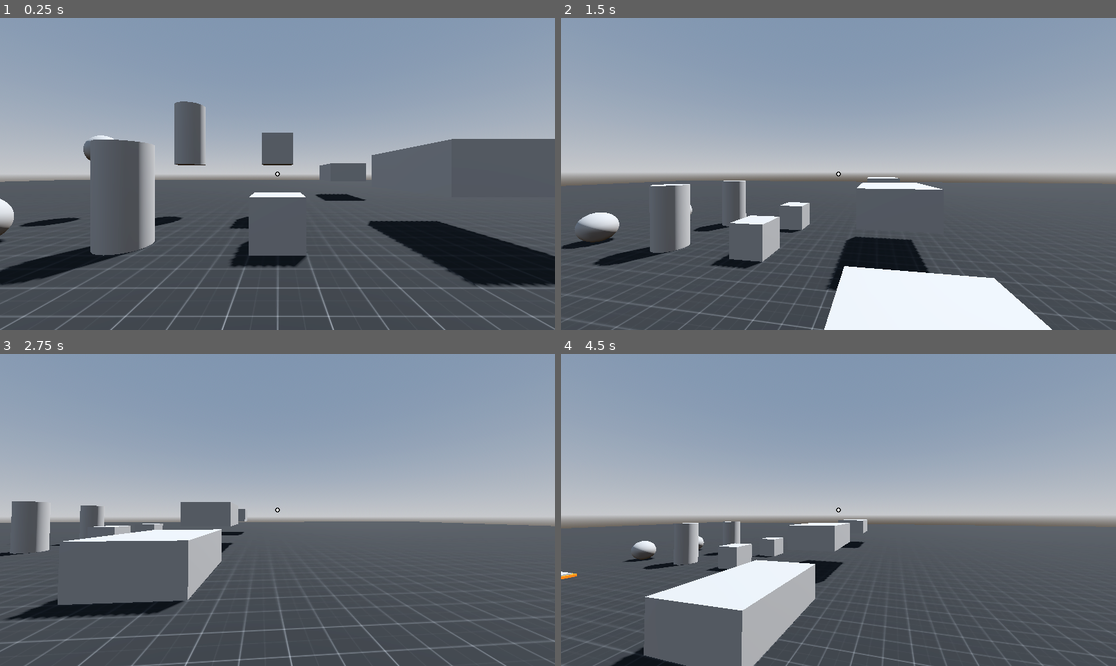
Above: before the commit, frames 1-4 (two rows, left to right).
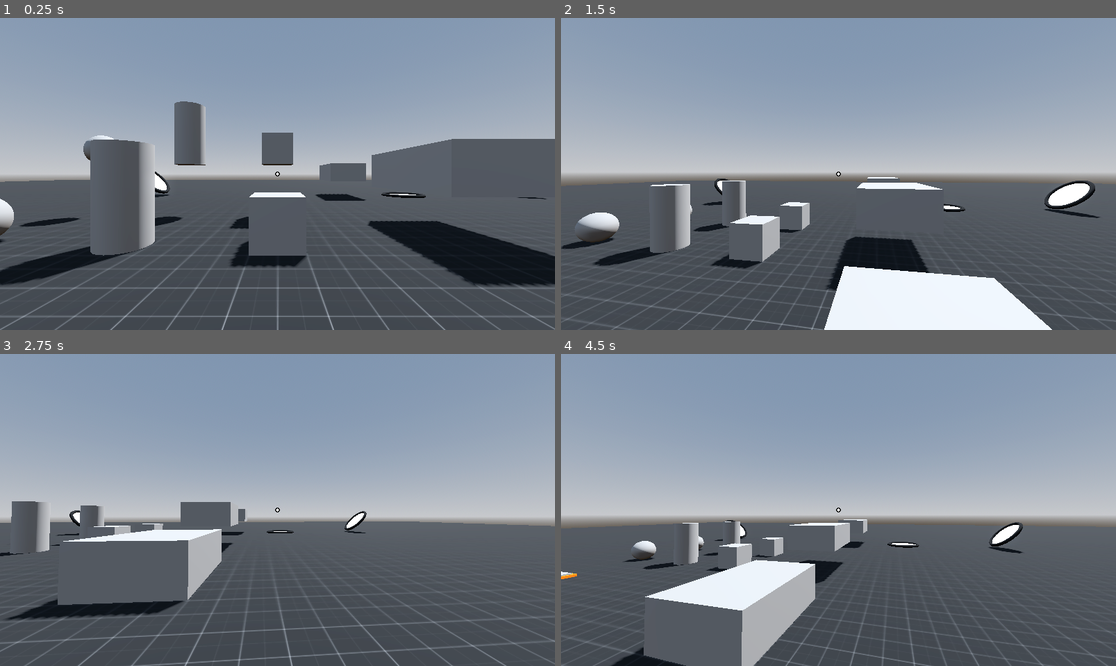
Above: after the commit, the same moments.

Repository: Radian6405/Rescale
Game: Godot game, scene res://levels/sandbox.tscn
Two runs of this game, one before a commit and one after it. Both use one fixed random seed, a clock stepped at 60 frames per second and the inputs below.
Inputs (mouse positions are in pixels of both pictures, inside the frame that each line leads up to):
- Up to frame 1 (0.25 s): no input
- Up to frame 2 (1.5 s): move the mouse to (866, 174) at 0.52 s; hold D (move_right) 0.53-1.28 s; tap Space (jump) at 0.6, 0.77, 1.07 s; move the mouse to (810, 174) at 1.27 s; hold S (move_back) from 1.28 s (still down); tap Q (decrease_size) at 1.35 s
- Up to frame 3 (2.75 s): tap Space (jump) at 1.52, 1.55, 1.82, 2.3 s; move the mouse to (288, 503) at 2.02 s; release S (move_back) at 2.03 s; press the mouse at (288, 503) at 2.03 s; hold D (move_right) from 2.03 s (still down)
- Up to frame 4 (4.5 s): move the mouse to (832, 516) at 2.77 s; release the mouse at (832, 516) at 2.78 s; tap E (increase_size) at 2.85 s; tap Space (jump) at 3.02, 3.05, 3.32, 3.77, 3.8, 4.07 s; move the mouse to (877, 513) at 3.52 s; release D (move_right) at 3.53 s; hold A (move_left) from 3.53 s (still down); tap F (interact) at 3.6 s; move the mouse to (794, 506) at 4.27 s; tap W (move_front) at 4.35 s

The runs differ from the first frame. In frame 1, 0.3% of the frame differs, in the area x 27-99%, y 49-59%; in frame 2, 0.8%, in the area x 25-98%, y 51-65%; in frame 3, 0.3%; in frame 4, 0.5%.

Commit message:
feat: added jumpads for vertical and diagonal traversal

Diff:
--- a/levels/sandbox.tscn
+++ b/levels/sandbox.tscn
@@ -8,6 +8,7 @@
 [ext_resource type="PackedScene" uid="uid://ds24htyia502x" path="res://scenes/platforms/orange_platform.tscn" id="6_bh6r0"]
 [ext_resource type="PackedScene" uid="uid://bwx3hol0mard1" path="res://scenes/doors/brown_door.tscn" id="7_6if35"]
 [ext_resource type="PackedScene" uid="uid://08shlno0k7yd" path="res://scenes/buttons/red_button.tscn" id="8_88h6x"]
+[ext_resource type="PackedScene" uid="uid://c0sn6g57gxaaw" path="res://scenes/Jumpad/border_jumpad.tscn" id="10_e8aj0"]
 
 [sub_resource type="ProceduralSkyMaterial" id="ProceduralSkyMaterial_bt8c8"]
 sky_horizon_color = Color(0.64625, 0.65575, 0.67075, 1)
@@ -40,6 +41,23 @@
 [node name="player" parent="." node_paths=PackedStringArray("pickups_manager") instance=ExtResource("1_3w358")]
 pickups_manager = NodePath("../PickupsManager")
 
+[node name="LevelContent" type="Node3D" parent="."]
+
+[node name="CSGBox3D2" type="CSGBox3D" parent="LevelContent"]
+transform = Transform3D(1, 0, 0, 0, 1, 0, 0, 0, 1, 4, 0.5, 0)
+use_collision = true
+size = Vector3(2, 1, 3)
+
+[node name="CSGBox3D3" type="CSGBox3D" parent="LevelContent"]
+transform = Transform3D(1, 0, 0, 0, 1, 0, 0, 0, 1, 4, 1.5, -5)
+use_collision = true
+size = Vector3(2, 1, 3)
+
+[node name="CSGBox3D4" type="CSGBox3D" parent="LevelContent"]
+transform = Transform3D(1, 0, 0, 0, 1, 0, 0, 0, 1, 4, 1.5, -13)
+use_collision = true
+size = Vector3(2, 1, 3)
+
 [node name="PickupsManager" type="Node3D" parent="."]
 
 [node name="pickup" parent="PickupsManager" instance=ExtResource("3_wjlvh")]
@@ -65,23 +83,6 @@
 [node name="pickup6" parent="PickupsManager" instance=ExtResource("5_qpkbb")]
 transform = Transform3D(1, 0, 0, 0, 1, 0, 0, 0, 1, -6, 2.5, -7)
 mass = 5.0
-
-[node name="LevelContent" type="Node3D" parent="."]
-
-[node name="CSGBox3D2" type="CSGBox3D" parent="LevelContent"]
-transform = Transform3D(1, 0, 0, 0, 1, 0, 0, 0, 1, 4, 0.5, 0)
-use_collision = true
-size = Vector3(2, 1, 3)
-
-[node name="CSGBox3D3" type="CSGBox3D" parent="LevelContent"]
-transform = Transform3D(1, 0, 0, 0, 1, 0, 0, 0, 1, 4, 1.5, -5)
-use_collision = true
-size = Vector3(2, 1, 3)
-
-[node name="CSGBox3D4" type="CSGBox3D" parent="LevelContent"]
-transform = Transform3D(1, 0, 0, 0, 1, 0, 0, 0, 1, 4, 1.5, -13)
-use_collision = true
-size = Vector3(2, 1, 3)
 
 [node name="PlatformManager" type="Node3D" parent="."]
 
@@ -109,3 +110,16 @@
 [node name="RedButton" parent="ButtonManager" node_paths=PackedStringArray("door_obj") instance=ExtResource("8_88h6x")]
 transform = Transform3D(1, 0, 0, 0, 1, 0, 0, 0, 1, -19, 0, 3)
 door_obj = NodePath("../../DoorManager/BrownDoor3")
+
+[node name="JumpadManager" type="Node3D" parent="."]
+
+[node name="border_Jumpad" parent="JumpadManager" instance=ExtResource("10_e8aj0")]
+transform = Transform3D(1, 0, 0, 0, 1, 0, 0, 0, 1, 8, 0, -13)
+
+[node name="border_Jumpad2" parent="JumpadManager" instance=ExtResource("10_e8aj0")]
+transform = Transform3D(0.707107, -0.707107, 0, 0.707107, 0.707107, 0, 0, 0, 1, 15, 1, -13)
+jump_power = 30.0
+
+[node name="border_Jumpad3" parent="JumpadManager" instance=ExtResource("10_e8aj0")]
+transform = Transform3D(0.707107, 0.707107, 0, -0.707107, 0.707107, 0, 0, 0, 1, -8, 1, -13)
+jump_power = 18.0
--- a/player/player.gd
+++ b/player/player.gd
@@ -78,11 +78,14 @@
 			velocity.z = direction.z * speed
 		else:
 			velocity.x = lerp(velocity.x, direction.x * speed, delta * 10.0)
-		velocity.z = lerp(velocity.z, direction.z * speed, delta * 10.0)
+			velocity.z = lerp(velocity.z, direction.z * speed, delta * 10.0)
 	else:
-		velocity.x = lerp(velocity.x, direction.x * speed, delta * 3.0)
-		velocity.z = lerp(velocity.z, direction.z * speed, delta * 3.0)
-
+		if direction:
+			velocity.x = lerp(velocity.x, direction.x * speed, delta * 3.0)
+			velocity.z = lerp(velocity.z, direction.z * speed, delta * 3.0)
+		else:
+			velocity.x = lerp(velocity.x, direction.x * speed, delta * 1.0)
+			velocity.z = lerp(velocity.z, direction.z * speed, delta * 1.0)
 	#screen bob
 	#t_bob += delta * velocity.length() * float(is_on_floor())
 	#camera.transform.origin = _headbob(t_bob)
@@ -126,7 +129,6 @@
 	if Input.is_action_just_pressed("grab"):
 		if not grab_ray.is_colliding():
 			return
-
 		var object := grab_ray.get_collider()
 		if not (object is pickup_object):
 			return
@@ -160,6 +162,9 @@
 			if child is pickup_object:
 				child.handle_drop()
 
+func apply_jump_velocity(in_velocity: Vector3) -> void:
+	velocity = in_velocity
+
 func _headbob(time) -> Vector3:
 	var pos := Vector3.ZERO
 	pos.y = sin(time * BOB_FREQ) * BOB_AMP
--- /dev/null
+++ b/scenes/Jumpad/border_jumpad.tscn
@@ -0,0 +1,35 @@
+[gd_scene load_steps=7 format=3 uid="uid://c0sn6g57gxaaw"]
+
+[ext_resource type="PackedScene" uid="uid://de6yxqbq3kfg" path="res://scenes/Jumpad/jumpad.tscn" id="1_d5oyc"]
+
+[sub_resource type="CylinderShape3D" id="CylinderShape3D_1y4n3"]
+height = 0.2
+radius = 1.0
+
+[sub_resource type="StandardMaterial3D" id="StandardMaterial3D_7fc1e"]
+
+[sub_resource type="CylinderMesh" id="CylinderMesh_bl3a1"]
+material = SubResource("StandardMaterial3D_7fc1e")
+top_radius = 1.0
+bottom_radius = 1.0
+height = 0.1
+
+[sub_resource type="StandardMaterial3D" id="StandardMaterial3D_08bix"]
+albedo_color = Color(0, 0, 0, 1)
+
+[sub_resource type="TorusMesh" id="TorusMesh_4coij"]
+material = SubResource("StandardMaterial3D_08bix")
+inner_radius = 1.0
+outer_radius = 1.2
+
+[node name="border_Jumpad" instance=ExtResource("1_d5oyc")]
+
+[node name="CollisionShape3D2" parent="Area3D" index="0"]
+shape = SubResource("CylinderShape3D_1y4n3")
+
+[node name="MeshInstance3D" type="MeshInstance3D" parent="." index="1"]
+mesh = SubResource("CylinderMesh_bl3a1")
+
+[node name="MeshInstance3D2" type="MeshInstance3D" parent="." index="2"]
+transform = Transform3D(1, 0, 0, 0, 1, 0, 0, 0, 1, 0, 0.05, 0)
+mesh = SubResource("TorusMesh_4coij")
--- /dev/null
+++ b/scenes/Jumpad/jumpad.gd
@@ -0,0 +1,10 @@
+extends Node3D
+
+class_name jumpad
+
+@export var jump_power := 10.0
+
+func _on_area_3d_body_entered(body: Node3D) -> void:
+	if body is player:
+		print(basis.y * jump_power)
+		body.apply_jump_velocity(basis.y * jump_power)
--- /dev/null
+++ b/scenes/Jumpad/jumpad.tscn
@@ -0,0 +1,13 @@
+[gd_scene load_steps=2 format=3 uid="uid://de6yxqbq3kfg"]
+
+[ext_resource type="Script" path="res://scenes/Jumpad/jumpad.gd" id="1_5jwat"]
+
+[node name="Jumpad" type="Node3D"]
+script = ExtResource("1_5jwat")
+
+[node name="Area3D" type="Area3D" parent="."]
+
+[node name="CollisionShape3D2" type="CollisionShape3D" parent="Area3D"]
+transform = Transform3D(1, 0, 0, 0, 1, 0, 0, 0, 1, 0, 0.15, 0)
+
+[connection signal="body_entered" from="Area3D" to="." method="_on_area_3d_body_entered"]
Not shown: 1 places in levels/sandbox.tscn that only renumber resources
